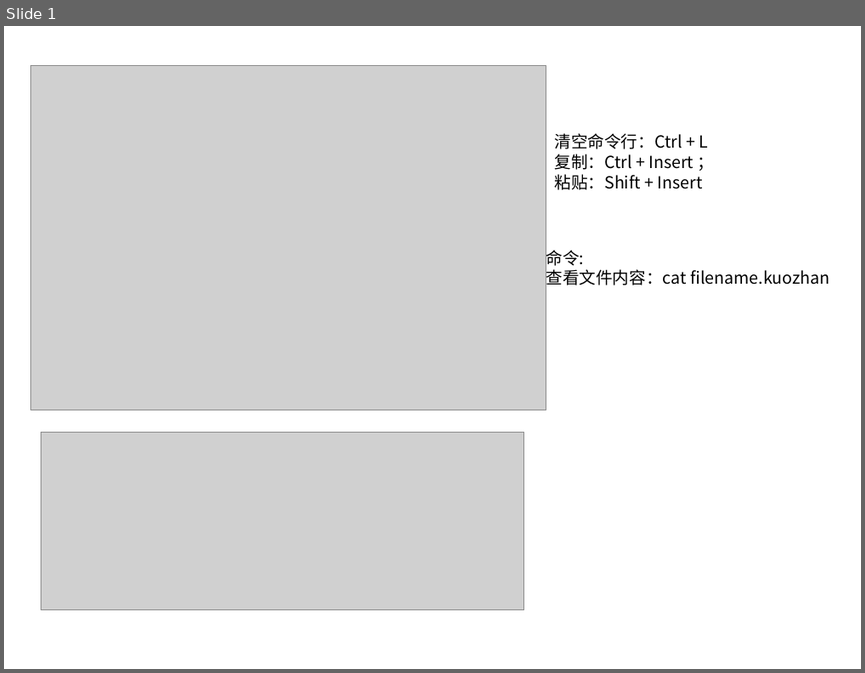
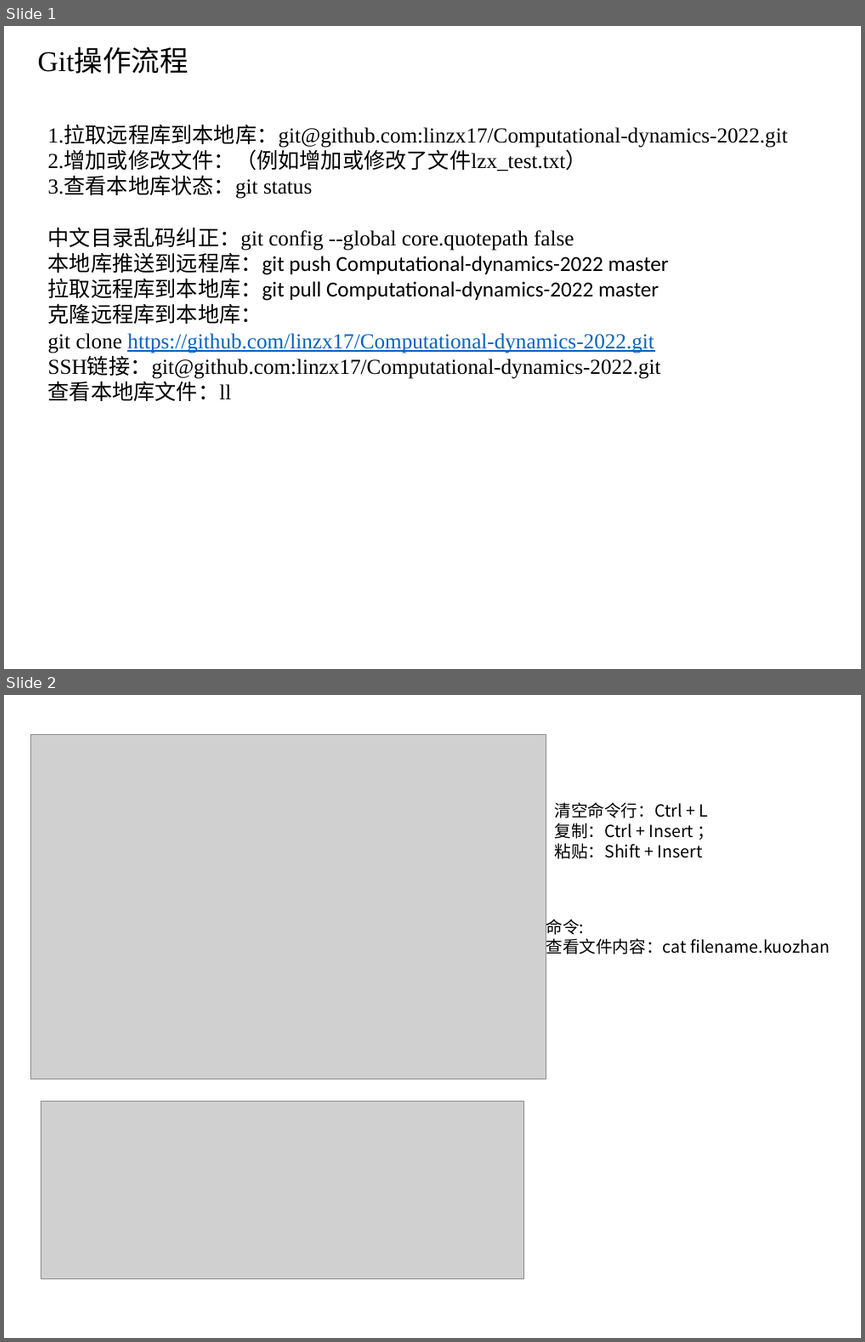
Before and after one commit to linzx17/Computational-dynamics-2022, a slide deck: git讲义_420803247.pptx. Shown one above the other, each under a label of ours: slide 1 before the commit, slides 1 and 2 after it. The pictures are 865x673 and 865x1342 pixels, drawn with LibreOffice and Linux fonts; fonts in the diff are those of the drawing; grey boxes stand for pictures. Boxes give left, top, right and bottom in pixels: in the first picture for what was removed or moved away, otherwise in the second. Text is boxed around its words. In the diff, an @@ line names an element or a change of style, - is before the commit and + after.

```diff
--- a/git讲义_420803247.pptx
+++ b/git讲义_420803247.pptx
@@ slide 1 added at (4,26,861,669), background #FFFFFF @@
@@ text added at (38,49,188,74), 24 pt, text #000000 @@
+Git操作流程
@@ text added at (48,125,788,401), 18 pt, text #000000 @@
+1.拉取远程库到本地库：git@github.com:linzx17/Computational-dynamics-2022.git
+2.增加或修改文件：（例如增加或修改了文件lzx_test.txt）
+3.查看本地库状态：git status
+中文目录乱码纠正：git config --global core.quotepath false
+本地库推送到远程库：git push Computational-dynamics-2022 master
+拉取远程库到本地库：git pull Computational-dynamics-2022 master
+克隆远程库到本地库：
+git clone https://github.com/linzx17/Computational-dynamics-2022.git
+SSH链接：git@github.com:linzx17/Computational-dynamics-2022.git
+查看本地库文件：ll
@@ what was slide 1 is now slide 2 @@
```
Also in this commit, not shown: 1 slide changed.
